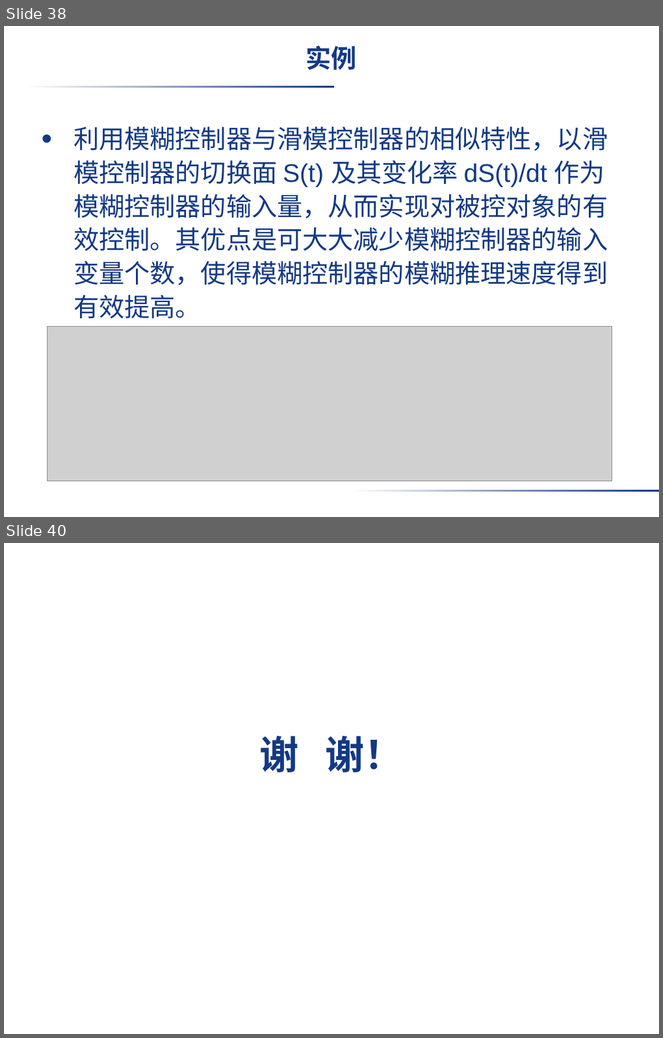
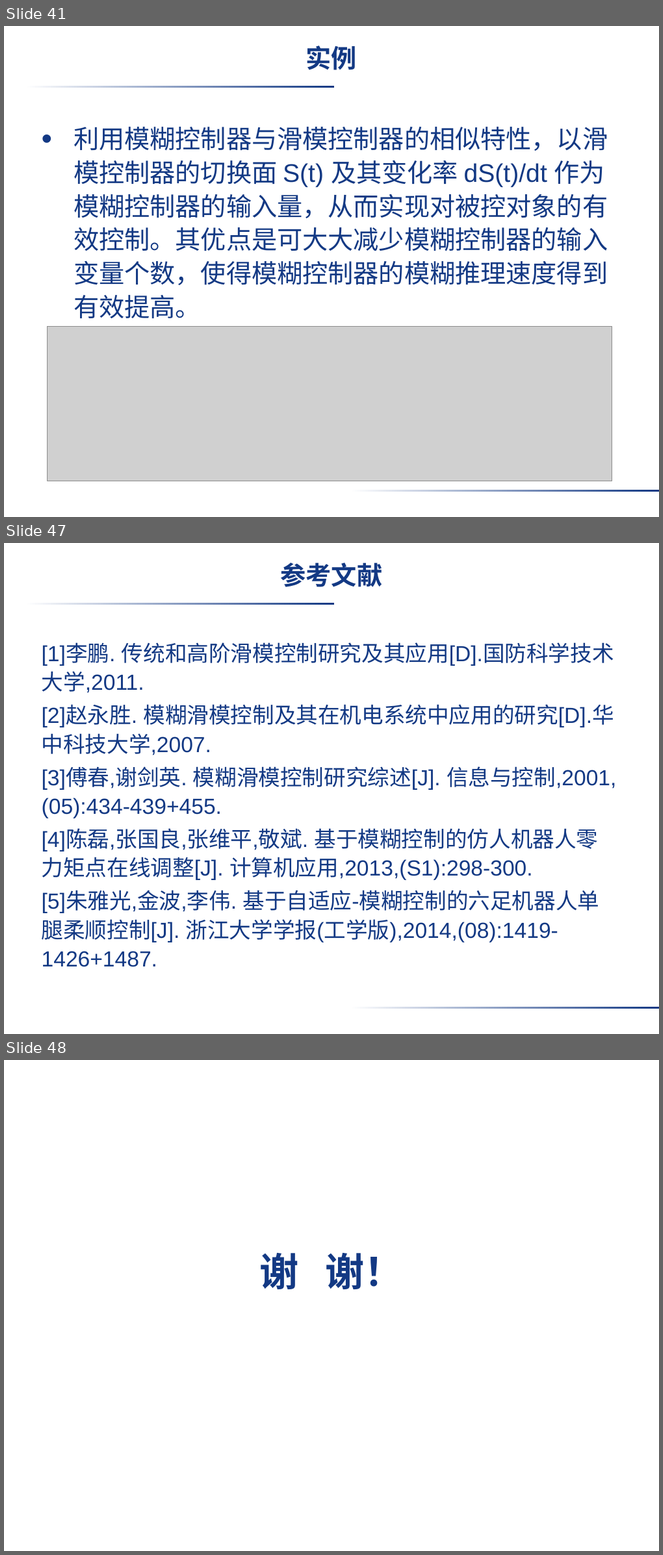
Before and after one commit to liujimu/fuzzy_control_homework, a slide deck: 第一次作业_刘继沐.pptx. Shown one above the other, each under a label of ours: slides 38 and 40 before the commit, slides 41, 47 and 48 after it; the slides between them are not shown. The pictures are 663x1038 and 663x1555 pixels, drawn with LibreOffice and Linux fonts; fonts in the diff are those of the drawing; grey boxes stand for pictures; background and template pictures are left out. Boxes give left, top, right and bottom in pixels: in the first picture for what was removed or moved away, otherwise in the second. Text is boxed around its words. In the diff, an @@ line names an element or a change of style, - is before the commit and + after.

```diff
--- a/第一次作业_刘继沐.pptx
+++ b/第一次作业_刘继沐.pptx
@@ slide 47 added at (x1=4, y1=543, x2=659, y2=1034), background picture (left out); not listed: 2 template elements that a slide beside it also shows @@
@@ title added at (x1=281, y1=563, x2=383, y2=587), 28 pt, text #133984, bold @@
+参考文献
@@ text added at (x1=42, y1=642, x2=616, y2=967), 24 pt, text #133984 @@
+[1]李鹏. 传统和高阶滑模控制研究及其应用[D].国防科学技术大学,2011.
+[2]赵永胜. 模糊滑模控制及其在机电系统中应用的研究[D].华中科技大学,2007.
+[3]傅春,谢剑英. 模糊滑模控制研究综述[J]. 信息与控制,2001,(05):434-439+455.
+[4]陈磊,张国良,张维平,敬斌. 基于模糊控制的仿人机器人零力矩点在线调整[J]. 计算机应用,2013,(S1):298-300.
+[5]朱雅光,金波,李伟. 基于自适应-模糊控制的六足机器人单腿柔顺控制[J]. 浙江大学学报(工学版),2014,(08):1419-1426+1487.
@@ what was slide 38 is now slide 41 @@
@@ what was slide 40 is now slide 48 @@
```
Also in this commit, not shown: 1 slide changed, 9 other slides added, 2 slides removed, 1 other file.
